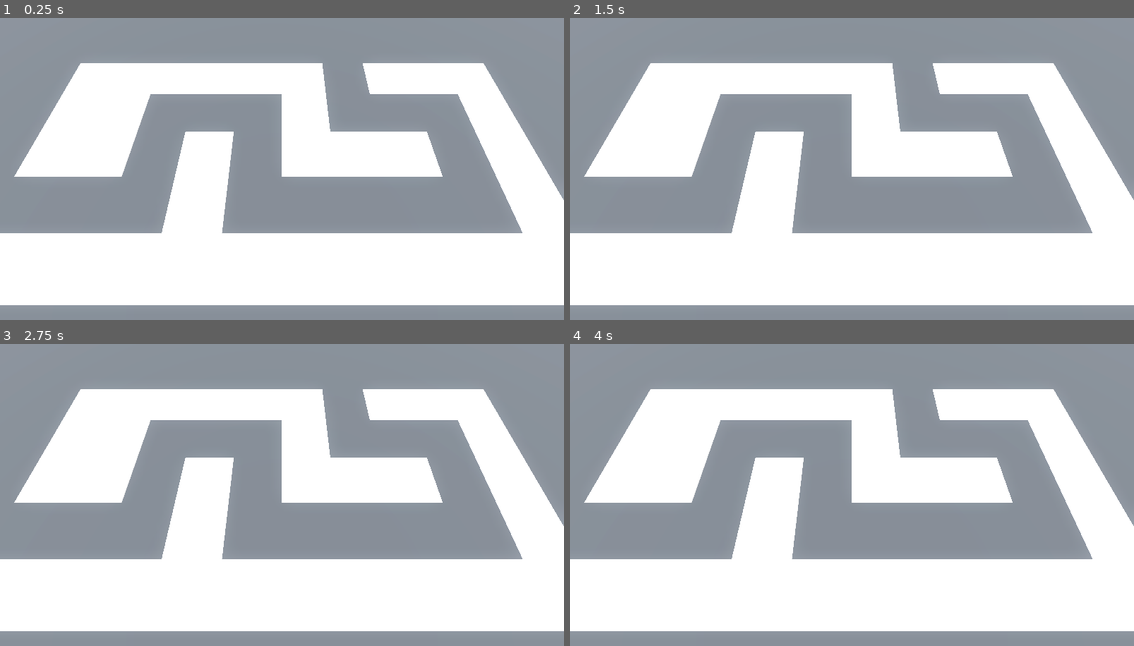
Above: before the commit, frames 1-4 (two rows, left to right).
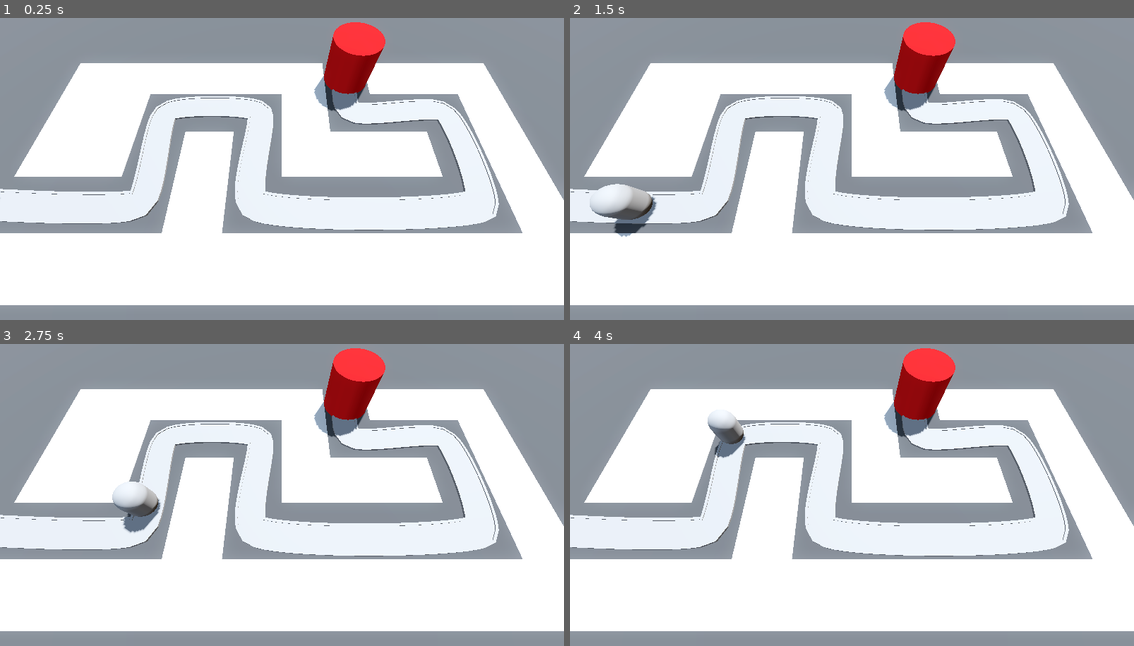
Above: after the commit, the same moments.

Repository: rlong021/Barbarian_Blaster
Game: Godot game, scene res://scenes/base_level.tscn
Same seed, same stepped clock (60 frames per second), same inputs: the game is played once before the commit and once after it. Before the commit the project has no main scene; this scene is started directly in both runs.
Inputs:
- Up to frame 1 (0.25 s): no input
- Up to frame 2 (1.5 s): no input
- Up to frame 3 (2.75 s): no input
- Up to frame 4 (4 s): no input

The runs differ from the first frame. In frame 1, 17% of the frame differs, in the area x 0-89%, y 1-71%; in frame 2, 17%; in frame 3, 17%; in frame 4, 17%.

Commit message:
path, basic enemy, and base added

Diff:
--- /dev/null
+++ b/base/base.gd
@@ -0,0 +1,5 @@
+extends Node3D
+
+
+func take_damage() -> void:
+	print("Damage dealt to base!")
--- /dev/null
+++ b/base/base.tscn
@@ -0,0 +1,16 @@
+[gd_scene load_steps=3 format=3 uid="uid://vin3ej8shvub"]
+
+[ext_resource type="Script" uid="uid://g623c31crxe8" path="res://base/base.gd" id="1_mftly"]
+
+[sub_resource type="StandardMaterial3D" id="StandardMaterial3D_dbkse"]
+albedo_color = Color(0.886275, 0, 0.0196078, 1)
+
+[node name="Base" type="Node3D" groups=["base"]]
+script = ExtResource("1_mftly")
+
+[node name="CSGCylinder3D" type="CSGCylinder3D" parent="."]
+transform = Transform3D(1, 0, 0, 0, 1, 0, 0, 0, 1, 0, 2, 0)
+radius = 2.0
+height = 4.0
+sides = 32
+material = SubResource("StandardMaterial3D_dbkse")
--- /dev/null
+++ b/enemy/enemy.gd
@@ -0,0 +1,10 @@
+extends PathFollow3D
+
+@export var speed: float = 2.5
+
+@onready var base = get_tree().get_first_node_in_group("base")
+
+func _process(delta: float) -> void:
+	progress += delta * speed
+	if progress_ratio == 1.0:
+		base.take_damage()
--- /dev/null
+++ b/enemy/enemy.tscn
@@ -0,0 +1,15 @@
+[gd_scene load_steps=3 format=3 uid="uid://ffhyni5hmnsq"]
+
+[ext_resource type="Script" uid="uid://blceujsmqnpnn" path="res://enemy/enemy.gd" id="1_2mvqj"]
+
+[sub_resource type="CapsuleMesh" id="CapsuleMesh_scxef"]
+radius = 1.0
+height = 3.0
+
+[node name="Enemy" type="PathFollow3D"]
+loop = false
+script = ExtResource("1_2mvqj")
+
+[node name="MeshInstance3D" type="MeshInstance3D" parent="."]
+transform = Transform3D(1, 0, 0, 0, 1, 0, 0, 0, 1, 0, 1.5, 0)
+mesh = SubResource("CapsuleMesh_scxef")
--- a/project.godot
+++ b/project.godot
@@ -11,5 +11,6 @@
 [application]
 
 config/name="Barbarian_Blaster"
+run/main_scene="uid://b4ghhanl7jasv"
 config/features=PackedStringArray("4.4", "Forward Plus")
 config/icon="res://icon.svg"
--- a/scenes/base_level.tscn
+++ b/scenes/base_level.tscn
@@ -1,6 +1,8 @@
-[gd_scene load_steps=6 format=3 uid="uid://b4ghhanl7jasv"]
+[gd_scene load_steps=9 format=3 uid="uid://b4ghhanl7jasv"]
 
 [ext_resource type="MeshLibrary" uid="uid://dfb65nr40chr0" path="res://meshLibraries/spaceLibrary.tres" id="1_6tisa"]
+[ext_resource type="PackedScene" uid="uid://ffhyni5hmnsq" path="res://enemy/enemy.tscn" id="2_dbkse"]
+[ext_resource type="PackedScene" uid="uid://vin3ej8shvub" path="res://base/base.tscn" id="3_0n1tn"]
 
 [sub_resource type="ProceduralSkyMaterial" id="ProceduralSkyMaterial_rlb1v"]
 sky_horizon_color = Color(0.662243, 0.671743, 0.686743, 1)
@@ -17,6 +19,13 @@
 
 [sub_resource type="StandardMaterial3D" id="StandardMaterial3D_6tisa"]
 albedo_color = Color(0.266667, 0.266667, 0.266667, 1)
+
+[sub_resource type="Curve3D" id="Curve3D_6tisa"]
+_data = {
+"points": PackedVector3Array(0, 0, 0, 0, 0, 0, -22, 0, 6, -0.7, 0, 0.7, 0.7, 0, -0.7, -10, 0, 6, -0.7, 0, 0.8, 0.7, 0, -0.8, -10, 0, -2, -0.7, 0, -0.8, 0.7, 0, 0.8, -2, 0, -2, -1, 0, -1, 1, 0, 1, -2, 0, 6, -0.7, 0, 0.9, 0.7, 0, -0.9, 14, 0, 6, 0.8, 0, 0.8, -0.8, 0, -0.8, 14, 0, -2, 0.8, 0, 0.7, -0.8, 0, -0.7, 6, 0, -2, 0, 0, 0, 0, 0, 0, 6, 0, -6),
+"tilts": PackedFloat32Array(0, 0, 0, 0, 0, 0, 0, 0, 0)
+}
+point_count = 9
 
 [node name="BaseLevel" type="Node3D"]
 
@@ -42,3 +51,55 @@
 data = {
 "cells": PackedInt32Array(65535, 2, 1310720, 65535, 65534, 1310720, 65531, 65535, 1310720, 65531, 65534, 1310720, 65531 …(502 unchanged characters)…
 }
+
+[node name="Path3D" type="Path3D" parent="."]
+curve = SubResource("Curve3D_6tisa")
+
+[node name="Road" type="CSGPolygon3D" parent="Path3D"]
+polygon = PackedVector2Array(-1, 0, -1, 0.1, 1, 0.1, 1, 0)
+mode = 2
+path_node = NodePath("..")
+path_interval_type = 0
+path_interval = 0.5
+path_simplify_angle = 0.0
+path_rotation = 2
+path_rotation_accurate = false
+path_local = false
+path_continuous_u = true
+path_u_distance = 1.0
+path_joined = false
+
+[node name="LeftEdge" type="CSGPolygon3D" parent="Path3D"]
+polygon = PackedVector2Array(-1.1, 0, -1.1, 0.15, -0.9, 0.15, -0.9, 0)
+mode = 2
+path_node = NodePath("..")
+path_interval_type = 0
+path_interval = 0.5
+path_simplify_angle = 0.0
+path_rotation = 2
+path_rotation_accurate = false
+path_local = false
+path_continuous_u = true
+path_u_distance = 1.0
+path_joined = false
+
+[node name="RightEdge" type="CSGPolygon3D" parent="Path3D"]
+polygon = PackedVector2Array(0.9, 0, 0.9, 0.15, 1.1, 0.15, 1.1, 0)
+mode = 2
+path_node = NodePath("..")
+path_interval_type = 0
+path_interval = 0.5
+path_simplify_angle = 0.0
+path_rotation = 2
+path_rotation_accurate = false
+path_local = false
+path_continuous_u = true
+path_u_distance = 1.0
+path_joined = false
+
+[node name="Enemy" parent="Path3D" instance=ExtResource("2_dbkse")]
+transform = Transform3D(-4.37114e-08, 0, -1, 0, 1, 0, 1, 0, -4.37114e-08, -22, 0, 6)
+speed = 5.0
+
+[node name="Base" parent="." instance=ExtResource("3_0n1tn")]
+transform = Transform3D(1, 0, 0, 0, 1, 0, 0, 0, 1, 6, 0, -6)
Not shown, added: base/base.gd.uid
Not shown, added: enemy/enemy.gd.uid
